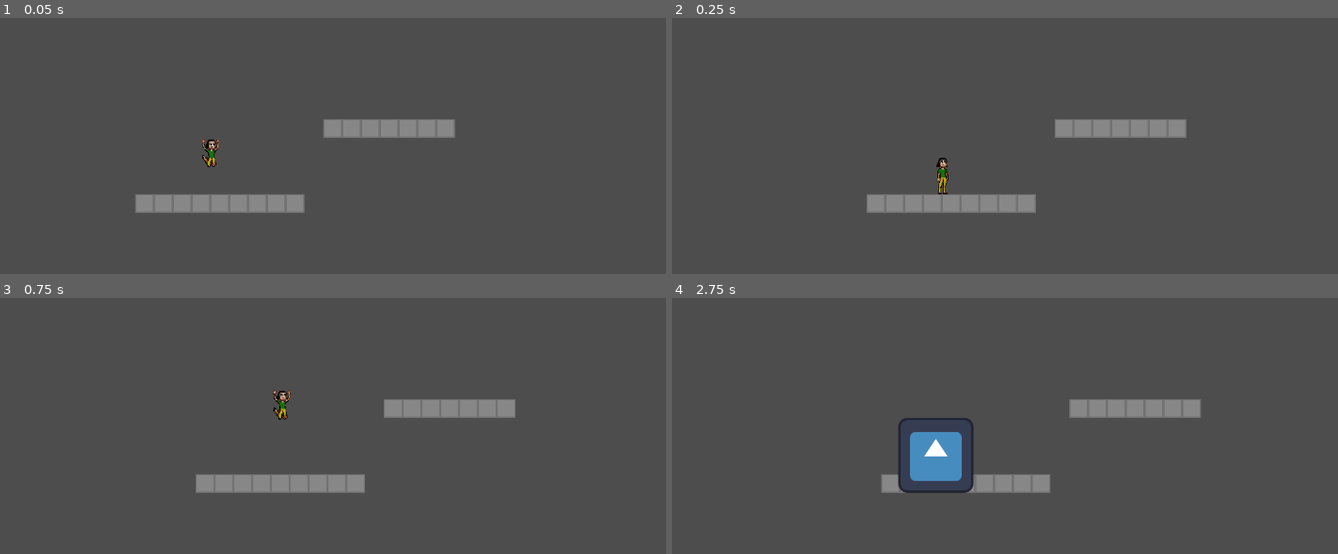
Above: before the commit, frames 1-4 (two rows, left to right).
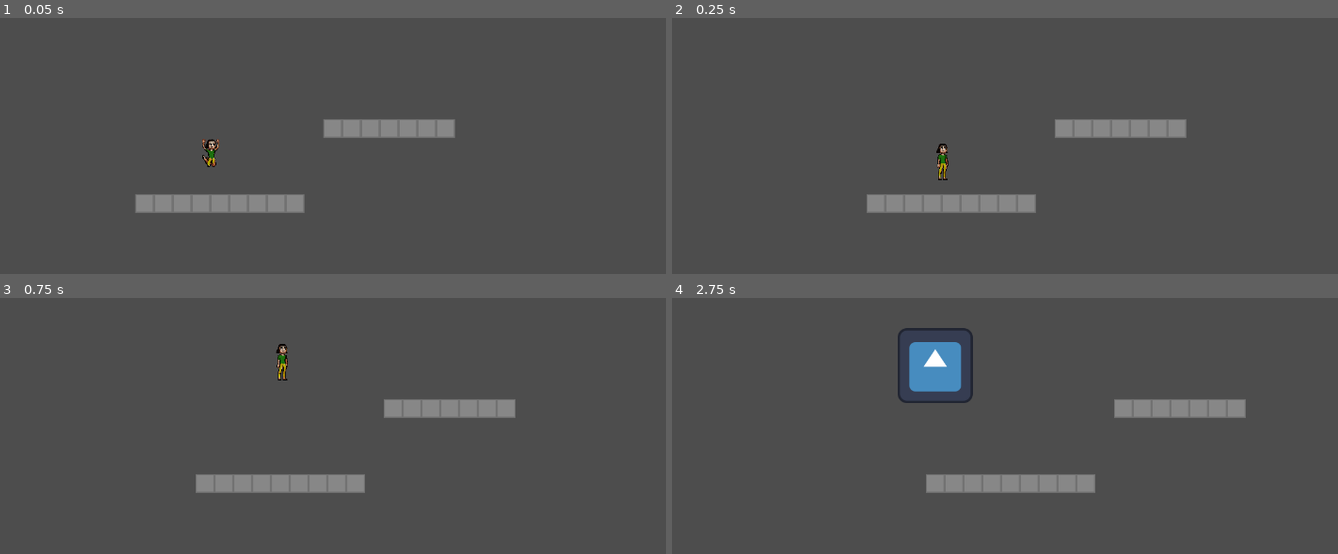
Above: after the commit, the same moments.

Repository: JumbledOne/RPHGameProject
Game: Godot game, scene res://scripts/player/player_test_scene.tscn
Same seed, same stepped clock (60 frames per second), same inputs: the game is played once before the commit and once after it. This scene is started directly instead of the project's main scene. The engine's default icon, where the game draws it, is replaced by a stand-in: a white triangle on a blue panel in a dark square.
Inputs:
- Up to frame 1 (0.05 s): no input
- Up to frame 2 (0.25 s): no input
- Up to frame 3 (0.75 s): tap Enter at 0.5 s; hold D (right) from 0.53 s (still down); hold Space (jump) from 0.53 s (still down)
- Up to frame 4 (2.75 s): release Space (jump) at 1.28 s; tap I (ability) at 1.35 s; tap Space (jump) at 1.52, 1.55, 1.82 s; release D (right) at 2.03 s; hold A (left) from 2.03 s (still down); hold Space (jump) from 2.03 s (still down); tap E (attack) at 2.1 s

Frame 1 is identical in both runs. In frame 2, 0.3% of the frame differs, in the area x 39-42%, y 49-69%; in frame 3, 0.4%; in frame 4, 5.8%, in the area x 31-87%, y 11-77%.

Commit message:
Fixed minor bug where the player jumps immediately when spawned

Diff:
--- a/src/scripts/entity/platformer_entity.gd
+++ b/src/scripts/entity/platformer_entity.gd
@@ -31,8 +31,8 @@
 
 # Internal vars
 var _gravity_factor: float = 1
-var _last_jump_time: float # In seconds
-var _last_on_floor: float # In seconds
+var _last_jump_time: float = -INF # In seconds
+var _last_on_floor: float = -INF # In seconds
 var _was_on_floor: bool = false:
 	set(v):
 		if v and not _was_on_floor:
--- a/src/scripts/player/player_model/player_model.gd
+++ b/src/scripts/player/player_model/player_model.gd
@@ -1,4 +1,9 @@
 extends Node2D
+# NOTE
+# This uses an AnimationPlayer and AtlasTexture. It intentionally doesn't use an AnimatedSprite2D
+# This is because you can't easily change the base textures when using SpriteFrames
+# So we manually animate the atlas texture using an animation player since all
+# sprite sheets are consistent anyway
 
 @onready var player: PlatformerEntity = $".."
 @onready var run_particles: CPUParticles2D = $RunParticles
@@ -54,6 +59,7 @@
 	# Feel free to change later
 	if tween:
 		tween.kill()
+	print("TEST")
 	tween = create_tween()
 	modulate = Color.RED
 	tween.tween_property(self, "modulate", Color.WHITE, 0.2)
